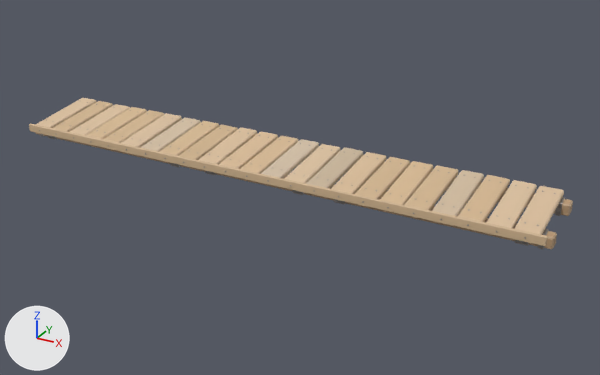
What one commit did to the glTF model game/assets/models/platforms/platform_bracket_700.glb.
Both versions are drawn from a camera (50 mm lens) standing at (4.97, -8.76, 3.69) and looking at (0.4, -0.44, -0.47). Lighting does not change. The marker at lower left points along +X, +Y and +Z. The picture after the commit comes second. Where no turn or scale is listed for an object, it has been applied to the vertices. Vertices at exactly the same position are counted once.

Objects in the first picture: 'Iron', 'Wood'.
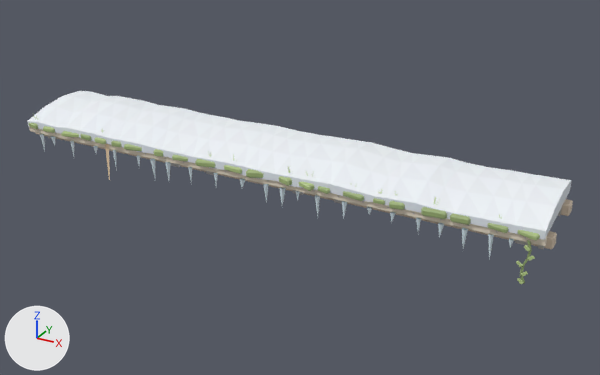
Diff of the bpy script that builds the scene:
```diff
--- a/game/assets/models/platforms/platform_bracket_700.glb.py
+++ b/game/assets/models/platforms/platform_bracket_700.glb.py
@@ mat_material_7 @@
+mat_material_7 = bpy.data.materials.new('Material_7')
+mat_material_7.use_nodes = True; mat_material_7.node_tree.nodes.clear()
+_N = mat_material_7.node_tree.nodes; _L = mat_material_7.node_tree.links
+n0 = _N.new('ShaderNodeBsdfPrincipled'); n0.name = 'Principled BSDF'
+n0.inputs[2].default_value = 0.9  # 'Roughness'
+n1 = _N.new('ShaderNodeOutputMaterial'); n1.name = 'Material Output'
+n2 = _N.new('ShaderNodeVertexColor'); n2.name = 'Color Attribute'
+_L.new(n0.outputs[0], n1.inputs[0])  # 'BSDF' to 'Surface'
+_L.new(n2.outputs[0], n0.inputs[0])  # 'Color' to 'Base Color'
@@ mat_material_6 @@
+mat_material_6 = bpy.data.materials.new('Material_6')
+mat_material_6.use_nodes = True; mat_material_6.node_tree.nodes.clear()
+_N = mat_material_6.node_tree.nodes; _L = mat_material_6.node_tree.links
+n0 = _N.new('ShaderNodeBsdfPrincipled'); n0.name = 'Principled BSDF'
+n0.inputs[2].default_value = 0.95  # 'Roughness'
+n1 = _N.new('ShaderNodeOutputMaterial'); n1.name = 'Material Output'
+n2 = _N.new('ShaderNodeVertexColor'); n2.name = 'Color Attribute'
+_L.new(n0.outputs[0], n1.inputs[0])  # 'BSDF' to 'Surface'
+_L.new(n2.outputs[0], n0.inputs[0])  # 'Color' to 'Base Color'
@@ mat_material_5 @@
+mat_material_5 = bpy.data.materials.new('Material_5')
+mat_material_5.use_nodes = True; mat_material_5.node_tree.nodes.clear()
+_N = mat_material_5.node_tree.nodes; _L = mat_material_5.node_tree.links
+n0 = _N.new('ShaderNodeBsdfPrincipled'); n0.name = 'Principled BSDF'
+n0.inputs[2].default_value = 0.97  # 'Roughness'
+n1 = _N.new('ShaderNodeOutputMaterial'); n1.name = 'Material Output'
+n2 = _N.new('ShaderNodeVertexColor'); n2.name = 'Color Attribute'
+_L.new(n0.outputs[0], n1.inputs[0])  # 'BSDF' to 'Surface'
+_L.new(n2.outputs[0], n0.inputs[0])  # 'Color' to 'Base Color'
@@ mat_material_4 @@
+mat_material_4 = bpy.data.materials.new('Material_4')
+mat_material_4.use_nodes = True; mat_material_4.node_tree.nodes.clear()
+_N = mat_material_4.node_tree.nodes; _L = mat_material_4.node_tree.links
+n0 = _N.new('ShaderNodeBsdfPrincipled'); n0.name = 'Principled BSDF'
+n0.inputs[2].default_value = 0.2  # 'Roughness'
+n1 = _N.new('ShaderNodeOutputMaterial'); n1.name = 'Material Output'
+n2 = _N.new('ShaderNodeVertexColor'); n2.name = 'Color Attribute'
+_L.new(n0.outputs[0], n1.inputs[0])  # 'BSDF' to 'Surface'
+_L.new(n2.outputs[0], n0.inputs[0])  # 'Color' to 'Base Color'
@@ mat_material_3 @@
+mat_material_3 = bpy.data.materials.new('Material_3')
+mat_material_3.use_nodes = True; mat_material_3.node_tree.nodes.clear()
+_N = mat_material_3.node_tree.nodes; _L = mat_material_3.node_tree.links
+n0 = _N.new('ShaderNodeBsdfPrincipled'); n0.name = 'Principled BSDF'
+n0.inputs[2].default_value = 0.8  # 'Roughness'
+n1 = _N.new('ShaderNodeOutputMaterial'); n1.name = 'Material Output'
+n2 = _N.new('ShaderNodeVertexColor'); n2.name = 'Color Attribute'
+_L.new(n0.outputs[0], n1.inputs[0])  # 'BSDF' to 'Surface'
+_L.new(n2.outputs[0], n0.inputs[0])  # 'Color' to 'Base Color'
@@ me_mesh_0 @@
 me_mesh_0.from_pydata(...)  # 912 vertices, 1672 faces; spans x -3.6..3.6, y -1.04..0.0, z -0.58..0.0
+# me_mesh_0 part 1: 1124 faces centred in x -3.55..3.55, y -1.04..0.0, z -0.52..-0.01 are repainted in the vertex colours; the middle colour goes from beige #d7be9e to pale yellow #efe4d0
+# me_mesh_0 part 2: 548 faces centred in x -3.6..3.6, y -1.02..0.0, z -0.58..-0.03 are repainted in the vertex colours; the middle colour goes from beige #bba387 to pale yellow #ddcdbb
 me_mesh_0.materials.append(mat_material_0)
@@ ob_vine @@
+ob_vine = bpy.data.objects.new('Vine', me_mesh_7)  # 240 vertices, 440 faces; spans x 3.285..3.469, y -1.086..-1.046, z -0.691..-0.183
+ob_vine.location = (0.0, 0.0, 0.0)
@@ ob_moss @@
+ob_moss = bpy.data.objects.new('Moss', me_mesh_6)  # 732 vertices, 1180 faces; spans x -3.53..3.52, y -1.12..-0.09, z -0.16..0.06
+ob_moss.location = (0.0, 0.0, 0.0)
@@ ob_sand @@
+ob_sand = bpy.data.objects.new('Sand', me_mesh_5)  # 132 vertices, 198 faces; spans x -3.48..3.48, y -1.07..0.0, z -0.65..0.1
+ob_sand.location = (0.0, 0.0, 0.0)
@@ ob_ice @@
+ob_ice = bpy.data.objects.new('Ice', me_mesh_4)  # 138 vertices, 115 faces; spans x -3.34..3.23, y -1.07..-1.0, z -0.54..-0.22
+ob_ice.location = (0.0, 0.0, 0.0)
@@ ob_snow @@
+ob_snow = bpy.data.objects.new('Snow', me_mesh_3)  # 163 vertices, 252 faces; spans x -3.54..3.54, y -1.06..0.0, z -0.17..0.16
+ob_snow.location = (0.0, 0.0, 0.0)
```

What differs and where, as boxes [x1, y1, x2, y2] in the pictures (600 x 375 px):
'Snow', added: after [27, 91, 571, 240]
'Moss', added: after [29, 116, 540, 241]
'Ice', added: after [40, 134, 514, 259]
'Vine', added: after [516, 240, 535, 284]
'Sand', added (mostly hidden): after [105, 144, 110, 180]
part 1 of me_mesh_0, recoloured: before [29, 98, 564, 246]; after [29, 127, 547, 246]
part 2 of me_mesh_0, recoloured: [36, 133, 573, 249] in both
